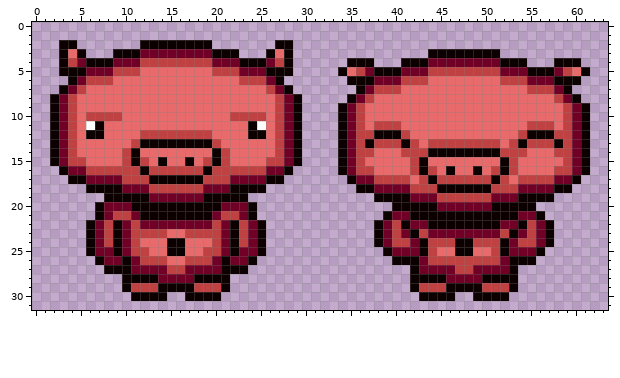
File history of a pixel-art sprite, data/pig/pig_hit.png. Above: the version before the commit.
The file is 64x32 pixels.
And afterwards:
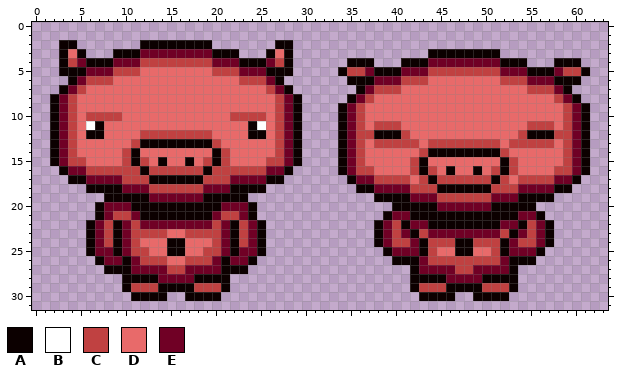
Palette (. is transparent): A #0c0000  B #ffffff  C #c04141  D #e86a6a  E #700025
Edits made:
@@ x 33..62 @@
  4 ..AAA...AAAEEEEEEEEAAA...AAA..
- 5 .ADCEAAAEEECCCCCCCCEEEAAAECDA.
+ 5 .ACCEAAAEEECCCCCCCCEEEAAAECCA.
  6 ..AAAEEECCCDDDDDDDDCCCEEEAAA..
@@ x 35..60 @@
 12 ECCAAACDDDDDDDDDDDDCAAACCE
-13 ECACCCACDCCCCCCCCDCACCCACE
-14 ECCDDDCCCAAAAAAAACCCDDDCCE
+13 ECDCCCCCDCCCCCCCCDCCCCCDCE
+14 ECDDDDDDCAAAAAAAACDDDDDDCE
 15 ECDDDDDCADDDDDDDDACDDDDDCE
Where, in picture pixels (left, top, right, bottom), the same in both pictures:
changed: (347, 67, 356, 76)
changed: (572, 67, 581, 76)
changed: (365, 139, 419, 157)
changed: (509, 139, 563, 157)
